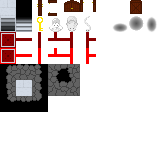
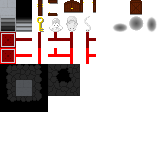
Revision of a layered 160x160 image; what changed, layer by layer:
painted on "Background" over [left=0, top=0, right=93, bottom=102]
added layer "shadows" (50%) over [left=38, top=0, right=142, bottom=32]
